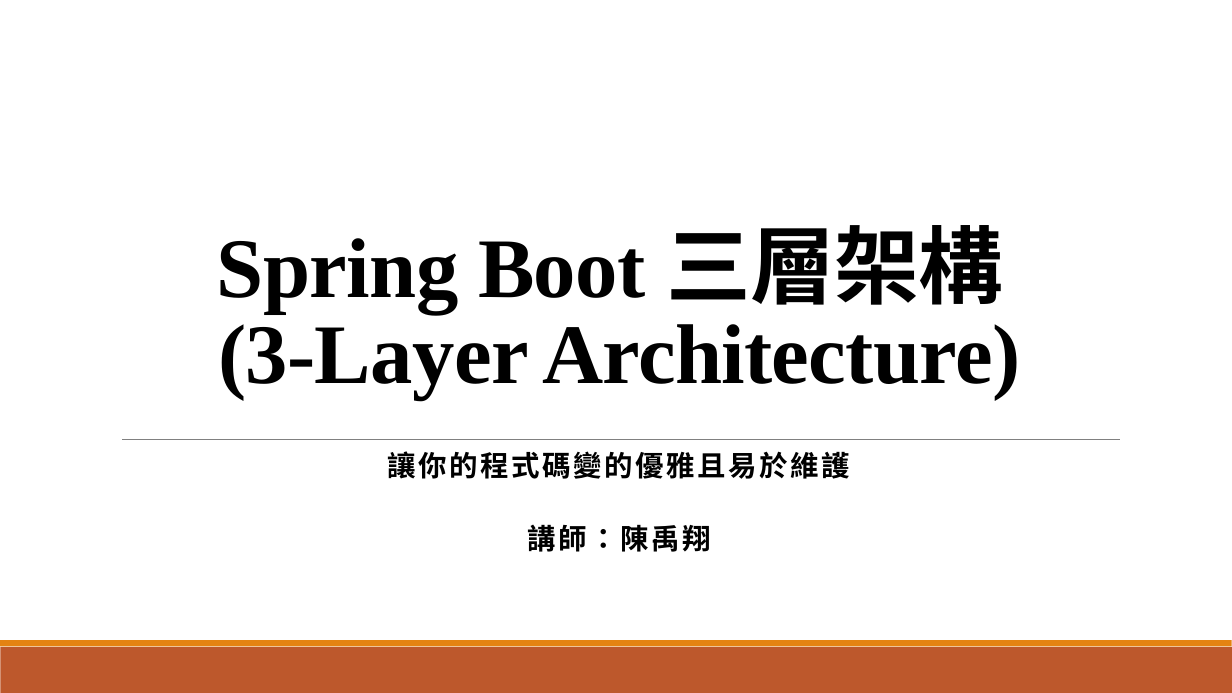
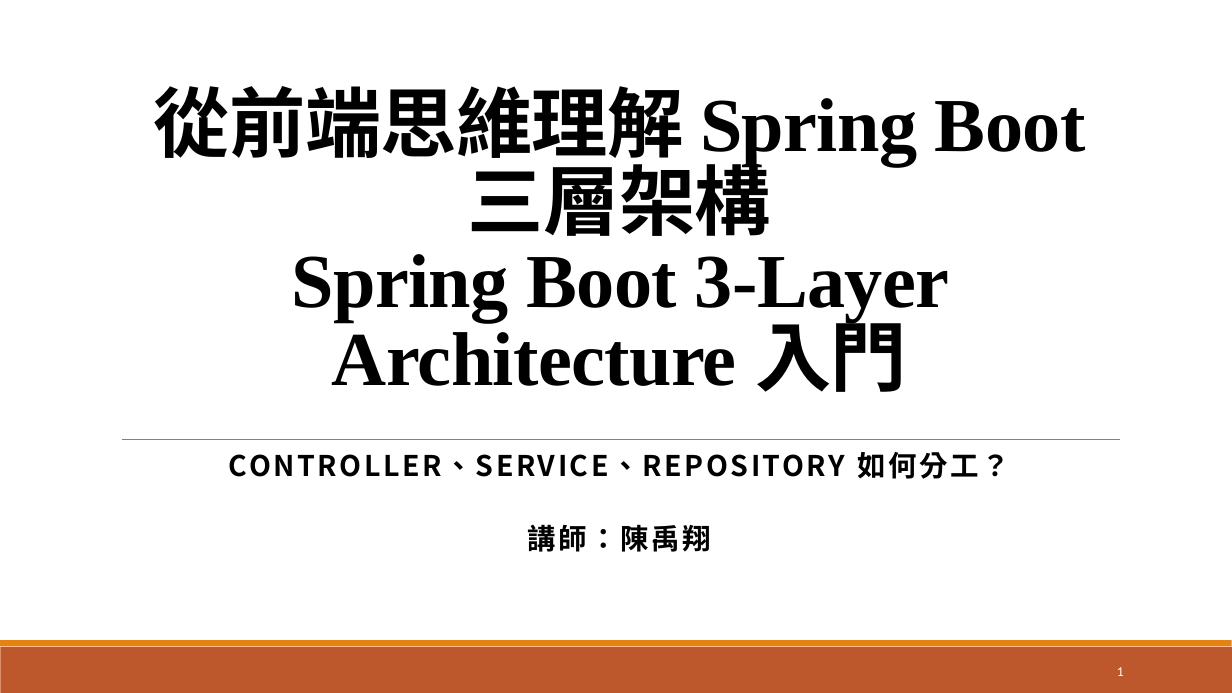
Before and after one commit to GrantChen-XD/CaUpload, a slide deck: slide 1 of JAVA教學.pptx. Drawn at 1232x693 pixels with LibreOffice and Linux fonts; fonts in the diff are those of the drawing. Boxes give left, top, right and bottom in pixels: in the first picture for what was removed or moved away, otherwise in the second. Text is boxed around its words. In the diff, an @@ line names an element or a change of style, - is before the commit and + after.

```diff
--- a/JAVA教學.pptx
+++ b/JAVA教學.pptx
@@ title at (x1=154, y1=86, x2=1086, y2=392): text changed; size 66 to 59.4 pt @@
-Spring Boot 三層架構
-(3-Layer Architecture)
+從前端思維理解 Spring Boot 三層架構
+Spring Boot 3-Layer Architecture 入門
@@ subtitle at (x1=229, y1=452, x2=1010, y2=479): text changed @@
-讓你的程式碼變的優雅且易於維護
+CONTROLLER、SERVICE、REPOSITORY 如何分工？
@@ page number added at (x1=1117, y1=667, x2=1124, y2=676), 10.5 pt, text #FFFFFF @@
+1
```
Also in this commit, not shown: 7 other slides changed, 7 slides added, 1 slide removed, 1 other file.
